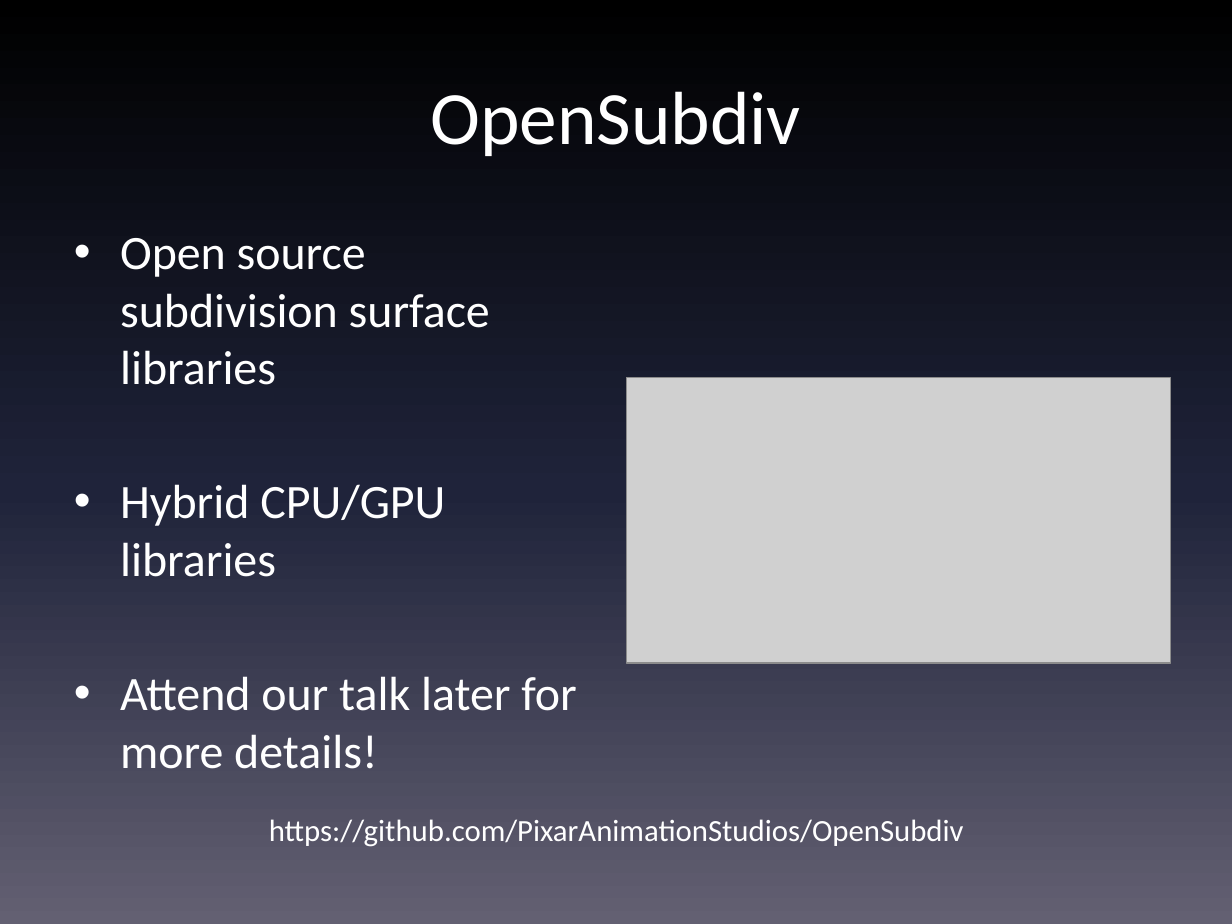
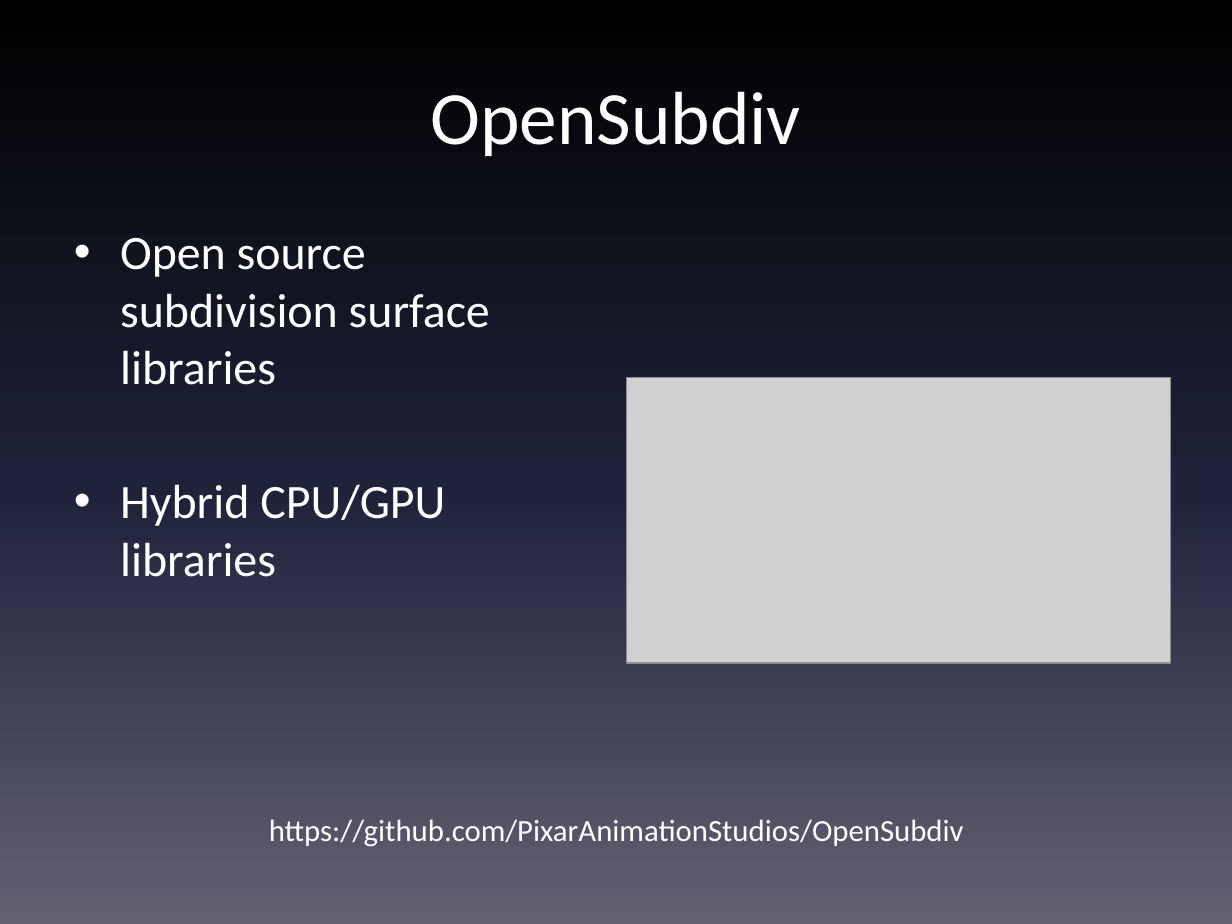
Before and after one commit to lemms/SiggraphAsiaDemo2012, a slide deck: slide 15 of PixarGPUSiggraphAsia2012.pptx. Drawn at 1232x924 pixels with LibreOffice and Linux fonts; fonts in the diff are those of the drawing; grey boxes stand for pictures. Boxes give left, top, right and bottom in pixels: in the first picture for what was removed or moved away, otherwise in the second. Text is boxed around its words. In the diff, an @@ line names an element or a change of style, - is before the commit and + after.

```diff
--- a/PixarGPUSiggraphAsia2012.pptx
+++ b/PixarGPUSiggraphAsia2012.pptx
@@ text at bbox=[120, 676, 576, 769]: paragraph removed @@
-• Attend our talk later for more details!
```
Also in this commit, not shown: 1 other slide changed, 1 slide added, 5 other files.
